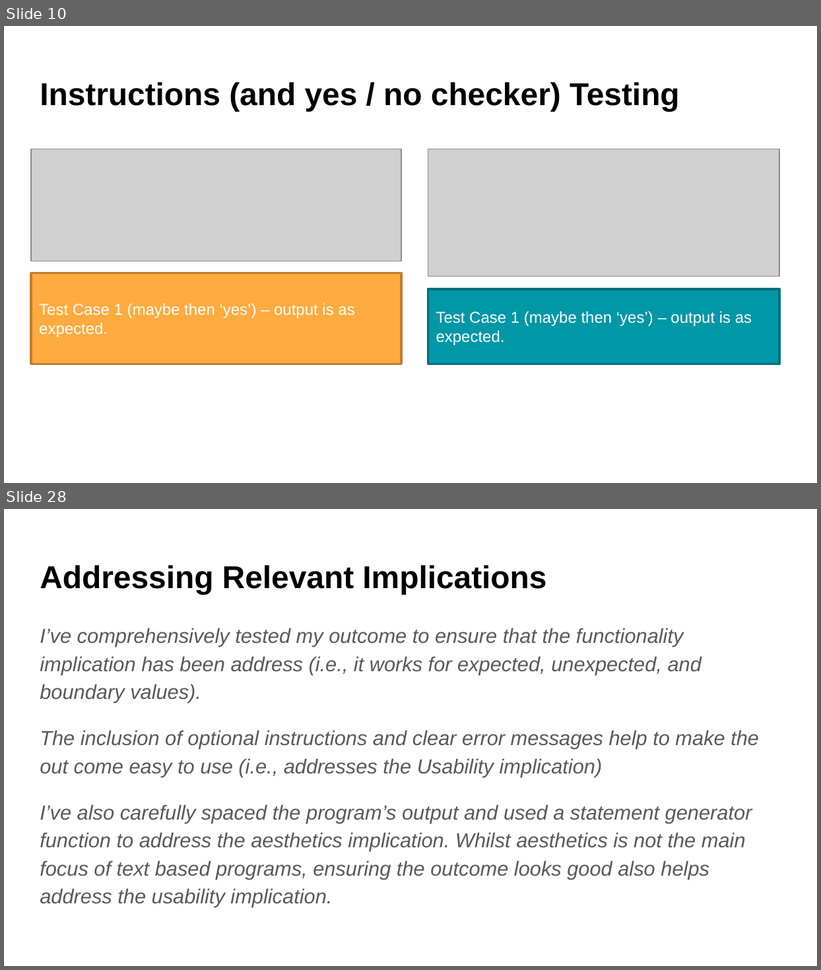
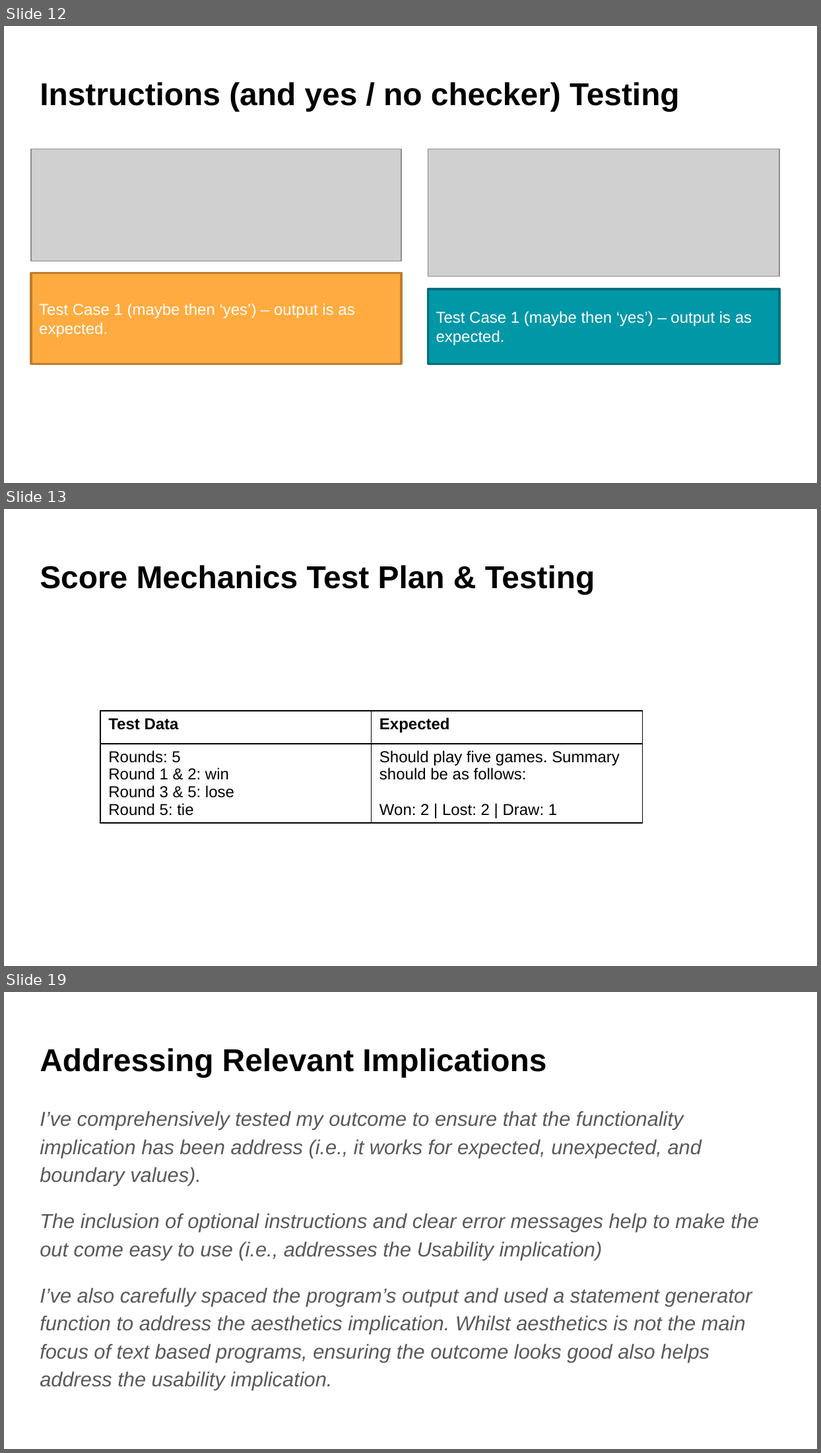
Before and after one commit to aspectnz/PEX, a slide deck: main/games/rock_paper_scissors/Rock Paper Scissors Documentation.pptx. Shown one above the other, each under a label of ours: slides 10 and 28 before the commit, slides 12, 13 and 19 after it; the slides between them are not shown. The pictures are 821x970 and 821x1453 pixels, drawn with LibreOffice and Linux fonts; fonts in the diff are those of the drawing; grey boxes stand for pictures. Boxes give left, top, right and bottom in pixels: in the first picture for what was removed or moved away, otherwise in the second. Text is boxed around its words. In the diff, an @@ line names an element or a change of style, - is before the commit and + after.

```diff
--- a/main/games/rock_paper_scissors/Rock Paper Scissors Documentation.pptx
+++ b/main/games/rock_paper_scissors/Rock Paper Scissors Documentation.pptx
@@ slide 13 added at [4, 509, 817, 966], background #FFFFFF @@
@@ title added at [40, 565, 595, 594], 28 pt, text #000000, bold @@
+Score Mechanics Test Plan & Testing
@@ table added at [101, 712, 642, 828], 2 rows, 2 columns @@
+Test Data | Expected
+Rounds: 5 / Round 1 & 2: win / Round 3 & 5: lose / Round 5: tie | Should play five games. Summary should be as follows: / Won: 2 | Lost: 2 | Draw: 1
@@ what was slide 10 is now slide 12 @@
@@ what was slide 28 is now slide 19 @@
```
Also in this commit, not shown: 6 slides changed, 3 other slides added, 13 slides removed, 9 other files.
